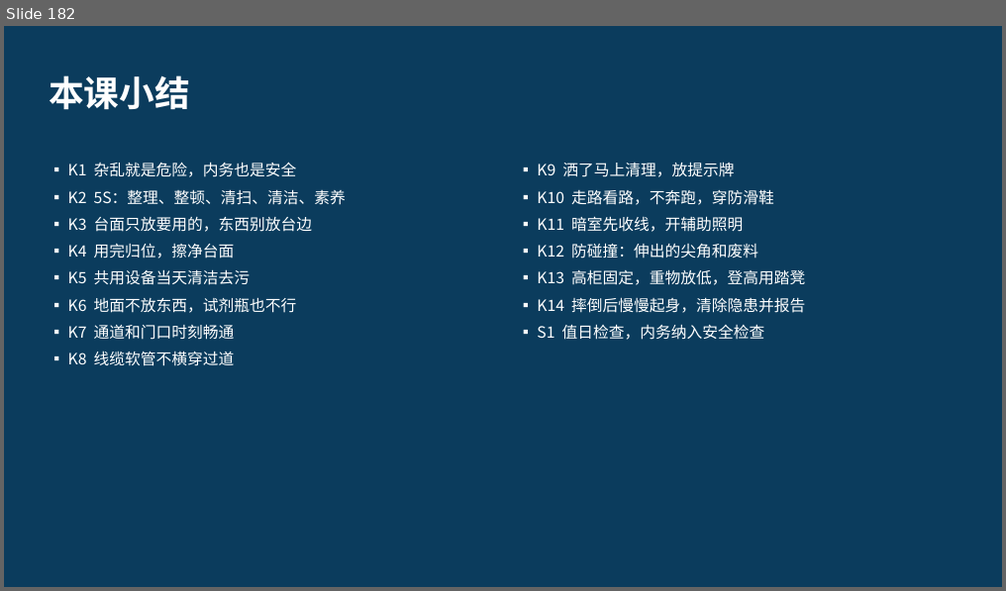
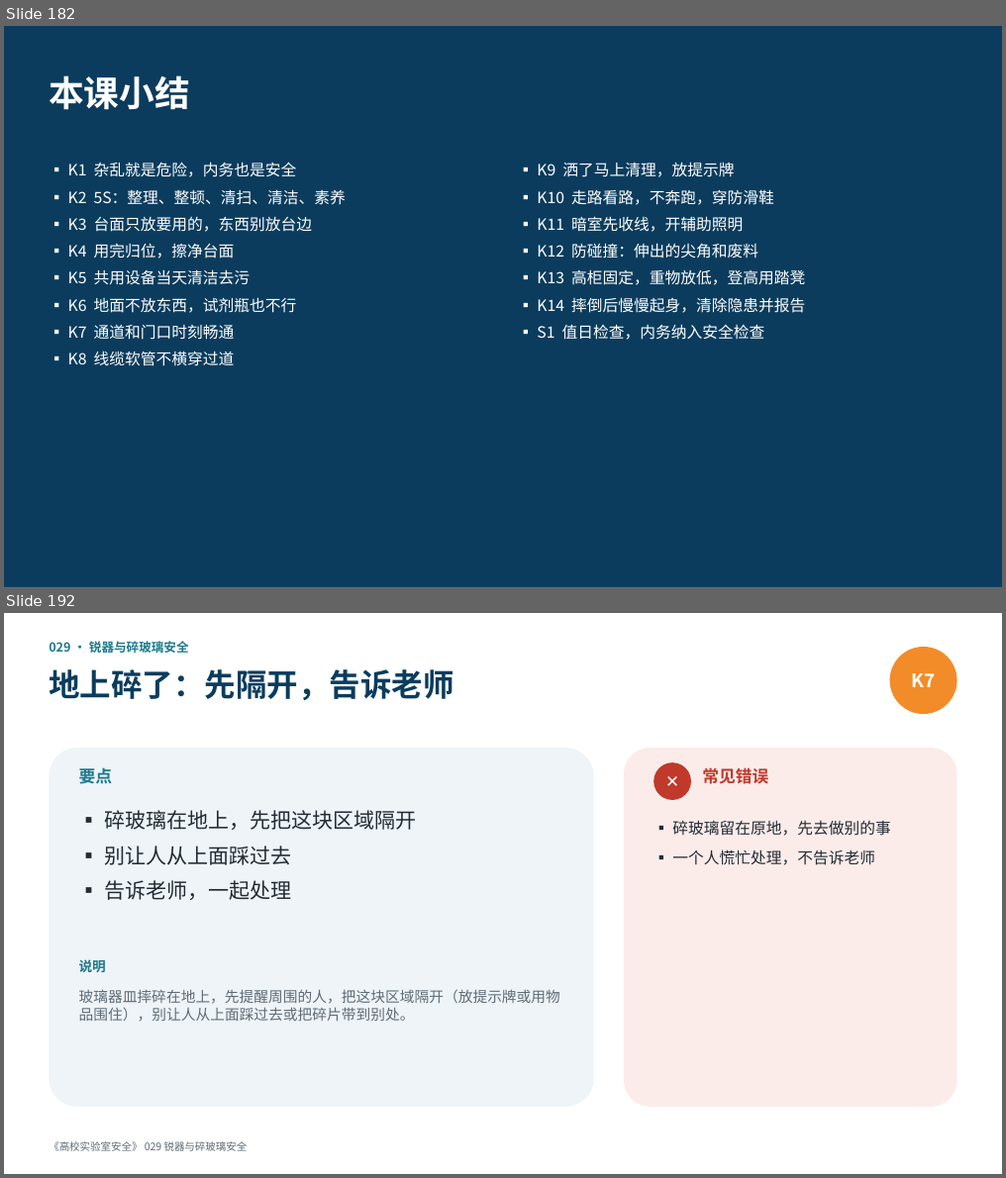
Before and after one commit to hanrongwx-max/videoyoutubo, a slide deck: course/高校实验室安全/课件/第3章_通用安全与个人防护.pptx. Shown one above the other, each under a label of ours: slide 182 before the commit, slides 182 and 192 after it; the slides between them are not shown. The pictures are 1006x591 and 1006x1178 pixels, drawn with LibreOffice and Linux fonts; fonts in the diff are those of the drawing. Boxes give left, top, right and bottom in pixels: in the first picture for what was removed or moved away, otherwise in the second. Text is boxed around its words. In the diff, an @@ line names an element or a change of style, - is before the commit and + after.

```diff
--- a/course/高校实验室安全/课件/第3章_通用安全与个人防护.pptx
+++ b/course/高校实验室安全/课件/第3章_通用安全与个人防护.pptx
@@ slide 192 added at [4,613,1002,1174], background #FFFFFF @@
@@ text added at [49,641,189,653], 12 pt, text #1D7A8C, bold @@
+029 · 锐器与碎玻璃安全
@@ text added at [49,669,453,700], 30 pt, text #0B3C5D, bold @@
+地上碎了：先隔开，告诉老师
@@ ellipse added at [890,647,957,714], fill #F28C28, 18 pt, text #FFFFFF, bold @@
+K7
@@ rounded rectangle added at [49,748,594,1107], fill #EEF4F7 @@
@@ rounded rectangle added at [624,748,957,1107], fill #FBECEA @@
@@ text added at [79,768,113,784], 16 pt, text #1D7A8C, bold @@
+要点
@@ ellipse added at [653,762,691,800], fill #C0392B, 16 pt, text #FFFFFF, bold @@
+✕
@@ text added at [702,768,768,784], 16 pt, text #C0392B, bold @@
+常见错误
@@ text added at [104,810,417,900], 20 pt, text #222B33 @@
+▪ 碎玻璃在地上，先把这块区域隔开
+▪ 别让人从上面踩过去
+▪ 告诉老师，一起处理
@@ text added at [672,820,890,865], 15 pt, text #222B33 @@
+▪ 碎玻璃留在原地，先去做别的事
+▪ 一个人慌忙处理，不告诉老师
@@ text added at [79,960,106,972], 13 pt, text #1D7A8C, bold @@
+说明
@@ text added at [79,989,560,1021], 14 pt, text #5F6B75 @@
+玻璃器皿摔碎在地上，先提醒周围的人，把这块区域隔开（放提示牌或用物品围住），别让人从上面踩过去或把碎片带到别处。
@@ text added at [49,1142,248,1152], 10 pt, text #5F6B75 @@
+《高校实验室安全》 029 锐器与碎玻璃安全
```
Also in this commit, not shown: 19 other slides added, 4 other files.
